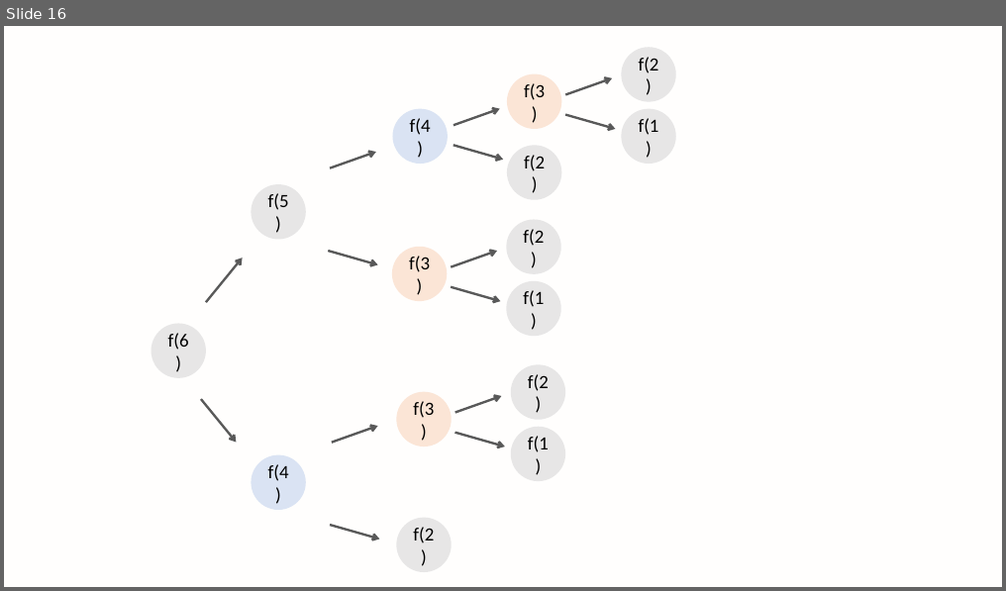
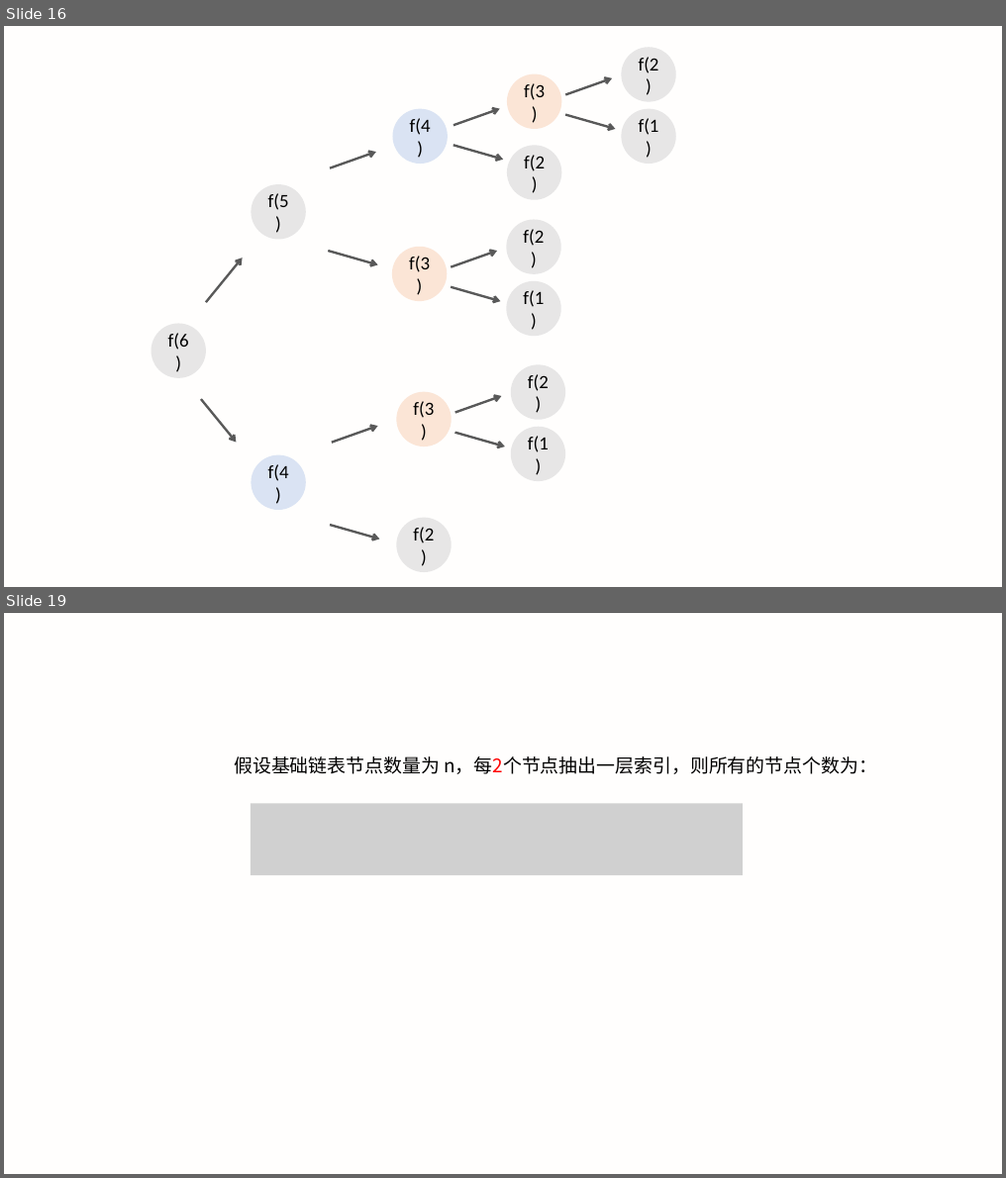
Before and after one commit to LXMAJS/Documents, a slide deck: ForceTree/数据结构和算法/数据结构与算法之美/Images/数据结构与算法之美_笔记配图.pptx. Shown one above the other, each under a label of ours: slide 16 before the commit, slides 16 and 19 after it; the slides between them are not shown. The pictures are 1006x591 and 1006x1178 pixels, drawn with LibreOffice and Linux fonts; fonts in the diff are those of the drawing; grey boxes stand for pictures. Boxes give left, top, right and bottom in pixels: in the first picture for what was removed or moved away, otherwise in the second. Text is boxed around its words. In the diff, an @@ line names an element or a change of style, - is before the commit and + after.

```diff
--- a/ForceTree/数据结构和算法/数据结构与算法之美/Images/数据结构与算法之美_笔记配图.pptx
+++ b/ForceTree/数据结构和算法/数据结构与算法之美/Images/数据结构与算法之美_笔记配图.pptx
@@ slide 19 added at (4,613,1002,1174), background #FFF2CC at 4% opacity @@
@@ text added at (234,757,877,774), 18 pt, text #000000 @@
+假设基础链表节点数量为 n，每2个节点抽出一层索引，则所有的节点个数为：
@@ picture added at (251,803,743,875) @@
```
Also in this commit, not shown: 6 other slides added, 22 other files.
